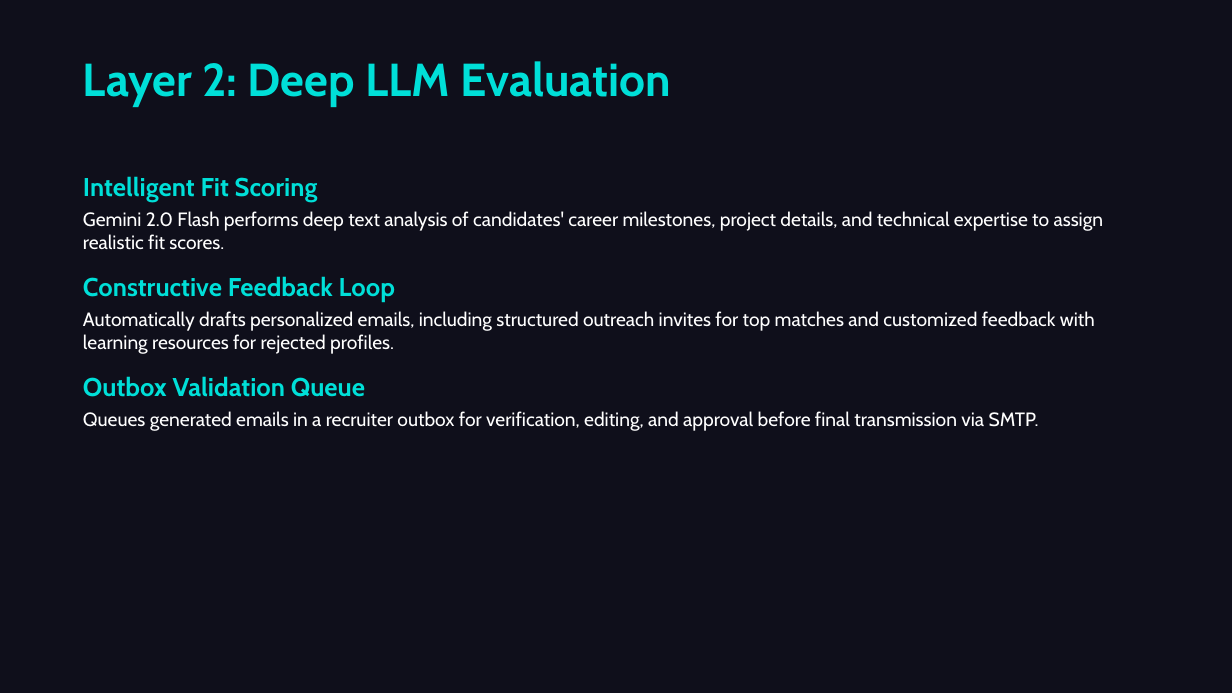
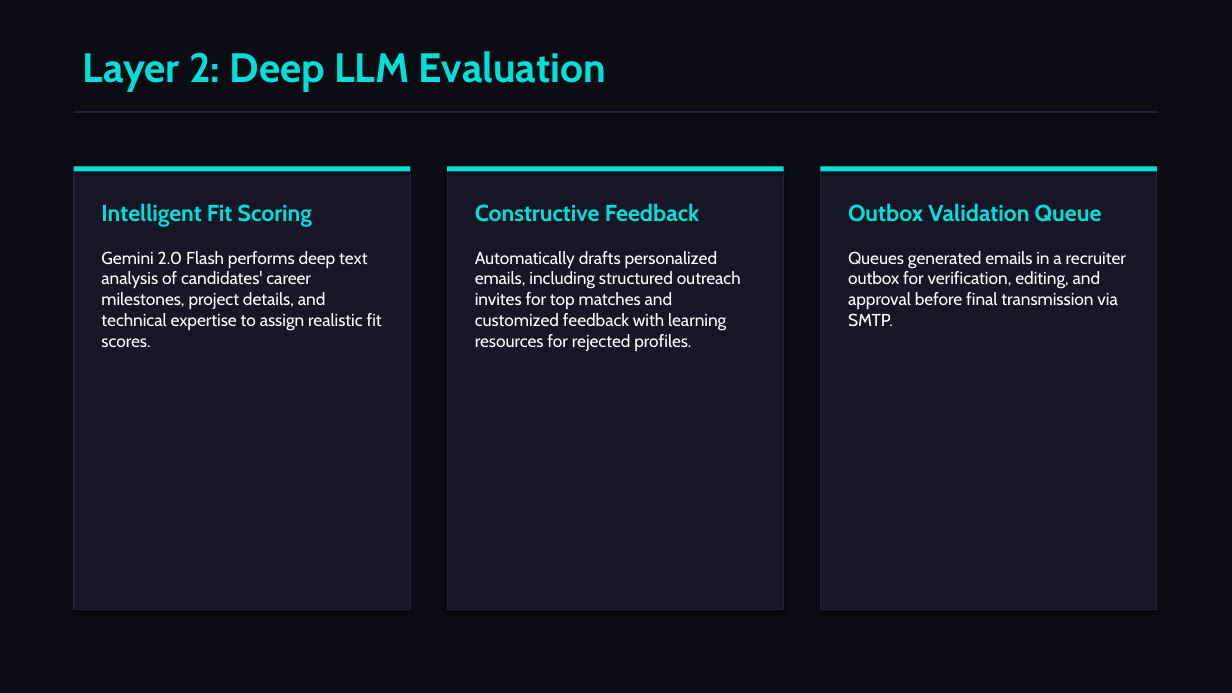
Before and after one commit to saniapaul441-hub/AI-recruiter, a slide deck: slide 6 of AI_Recruiter_Presentation.pptx. Drawn at 1232x693 pixels with LibreOffice and Linux fonts; fonts in the diff are those of the drawing. Boxes give left, top, right and bottom in pixels: in the first picture for what was removed or moved away, otherwise in the second. Text is boxed around its words. In the diff, an @@ line names an element or a change of style, - is before the commit and + after.

Commit message:
Optimize PPTX structure with premium card layouts, columns, and grid styling

```diff
--- a/AI_Recruiter_Presentation.pptx
+++ b/AI_Recruiter_Presentation.pptx
@@ background #0F0F1B to #0C0C14 @@
@@ text "Layer 2: Deep LLM Evaluation": place and size @@
-text "Layer 2: Deep LLM Evaluation" at (83, 61, 670, 107)
+text "Layer 2: Deep LLM Evaluation" at (83, 51, 606, 92)
@@ text "Layer 2: Deep LLM Evaluation" at (83, 51, 606, 92): size 36 to 32 pt @@
@@ rectangle added at (74, 111, 1158, 113), fill #23233C @@
@@ rectangle added at (74, 166, 410, 610), fill #161626, outline #23233C 1 pt @@
@@ rectangle added at (74, 166, 410, 172), fill #00DFD8 @@
@@ rectangle added at (447, 166, 784, 610), fill #161626, outline #23233C 1 pt @@
@@ rectangle added at (447, 166, 784, 172), fill #00DFD8 @@
@@ rectangle added at (821, 166, 1157, 610), fill #161626, outline #23233C 1 pt @@
@@ rectangle added at (821, 166, 1157, 172), fill #00DFD8 @@
@@ text added at (101, 203, 382, 347), 13.5 pt, text #FFFFFF @@
+Intelligent Fit Scoring
+Gemini 2.0 Flash performs deep text analysis of candidates' career milestones, project details, and technical expertise to assign realistic fit scores.
@@ text "Constructive Feedback": place and size @@
-text "Constructive Feedback" at (83, 176, 1104, 431)
+text "Constructive Feedback" at (475, 203, 741, 351)
@@ text at (475, 203, 700, 222): text changed; size 15 to 18 pt; text colour #FFFFFF to #00DFD8; bold on @@
-Intelligent Fit Scoring
-Gemini 2.0 Flash performs deep text analysis of candidates' career milestones, project details, and technical expertise to assign realistic fit scores.
-Constructive Feedback Loop
+Constructive Feedback
@@ text added at (848, 203, 1126, 327), 13.5 pt, text #FFFFFF @@
+Outbox Validation Queue
+Queues generated emails in a recruiter outbox for verification, editing, and approval before final transmission via SMTP.
@@ text at (475, 251, 741, 351): size 15 to 13.5 pt in "Automatically drafts personalized emails, including structur ..." @@
@@ text at (83, 376, 1039, 431): paragraphs removed @@
-Outbox Validation Queue
-Queues generated emails in a recruiter outbox for verification, editing, and approval before final transmission via SMTP.
```
Also in this commit, not shown: 9 other slides changed, 1 other file.
